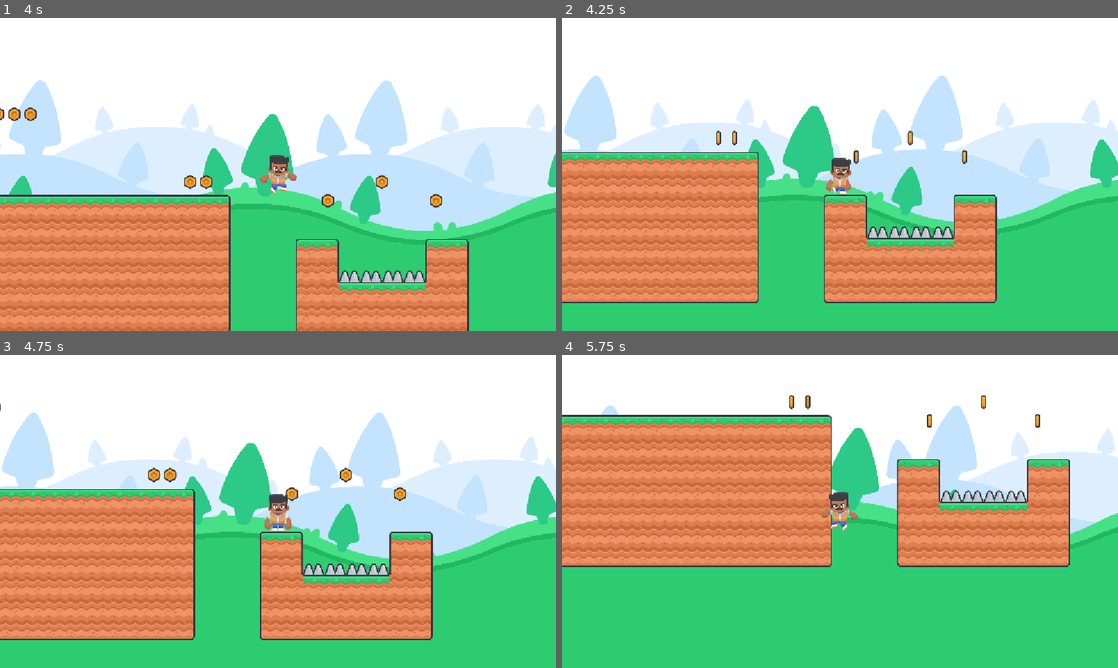
Above: before the commit, frames 1-4 (two rows, left to right).
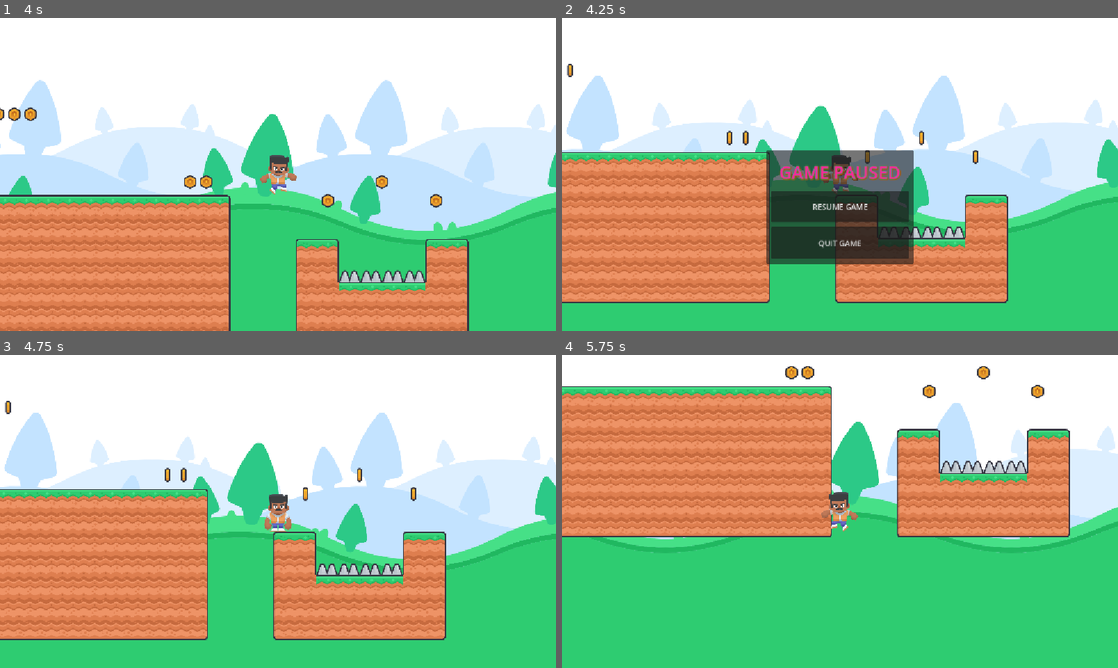
Above: after the commit, the same moments.

Repository: ericvennemeyer/GDTV_godot_ui
Game: Godot game, scene res://Scenes/Game Scenes/2d_platformer.tscn
Same seed, same stepped clock (60 frames per second), same inputs: the game is played once before the commit and once after it.
Inputs (mouse positions are in pixels of both pictures, inside the frame that each line leads up to):
- Up to frame 1 (4 s): tap Enter (ui_accept) at 0.5, 0.77, 1.52, 3.02, 3.77 s; hold Right (ui_right) 0.53-2.03 s; hold Left (ui_left) 2.03-2.78 s; hold Right (ui_right) from 2.78 s (still down)
- Up to frame 2 (4.25 s): keep holding Right (ui_right); tap Escape (pause) at 4.15 s
- Up to frame 3 (4.75 s): release Right (ui_right) at 4.25 s; click (278, 542) at 4.25 s, where only the run after the commit has a clickable "RESUME GAME"
- Up to frame 4 (5.75 s): hold Left (ui_left) from 5.03 s (still down); tap Enter (ui_accept) at 5.27 s

Frame 1 is identical in both runs. In frame 2, 15% of the frame differs, in the area x 0-100%, y 14-92%; in frame 3, 11%; in frame 4, 26%, in the area x 0-100%, y 3-68%.

Commit message:
2.6 -- Adding a Pause Menu

Diff:
--- a/GameDev UI Base Project/Scenes/Game Scenes/2d_platformer.tscn
+++ b/GameDev UI Base Project/Scenes/Game Scenes/2d_platformer.tscn
@@ -4,6 +4,7 @@
 [ext_resource type="Texture2D" uid="uid://dw10eobcff5x7" path="res://Assets/Game Art/background_fade_trees.svg" id="1_t50dg"]
 [ext_resource type="Texture2D" uid="uid://dpak1cwvqfrqs" path="res://Assets/Game Art/background_color_trees.svg" id="2_uwpwp"]
 [ext_resource type="PackedScene" uid="uid://dlg0gro1of0ht" path="res://Scenes/Game Scenes/Premade Scenes/2d_platformer_coin.tscn" id="4_rb1w1"]
+[ext_resource type="PackedScene" uid="uid://c66yv0uum4sw5" path="res://Scenes/Game Scenes/UI Scenes/pause_menu.tscn" id="6_cd0lt"]
 [ext_resource type="PackedScene" uid="uid://csgabv8fdusiy" path="res://Scenes/Game Scenes/Premade Scenes/2d_platformer_player.tscn" id="7_rb1w1"]
 
 [sub_resource type="Gradient" id="Gradient_t50dg"]
@@ -187,3 +188,5 @@
 
 [node name="Player" parent="." unique_id=1118249136 instance=ExtResource("7_rb1w1")]
 position = Vector2(0, -79)
+
+[node name="PauseMenu" parent="." unique_id=1425799815 instance=ExtResource("6_cd0lt")]
--- /dev/null
+++ b/GameDev UI Base Project/Scenes/Game Scenes/UI Scenes/pause_menu.gd
@@ -0,0 +1,27 @@
+extends CanvasLayer
+
+
+func _ready() -> void:
+	visible = false
+
+
+func _input(event: InputEvent) -> void:
+	if event.is_action_pressed("pause"):
+		if get_tree().paused:
+			unpause_game()
+		else:
+			pause_game()
+
+
+func pause_game() -> void:
+	visible = true
+	get_tree().paused = true
+
+
+func unpause_game() -> void:
+	visible = false
+	get_tree().paused = false
+
+
+func _on_quit_button_pressed() -> void:
+	get_tree().quit()
--- /dev/null
+++ b/GameDev UI Base Project/Scenes/Game Scenes/UI Scenes/pause_menu.tscn
@@ -0,0 +1,83 @@
+[gd_scene format=3 uid="uid://c66yv0uum4sw5"]
+
+[ext_resource type="Script" uid="uid://c5r0ma18jpedc" path="res://Scenes/Game Scenes/UI Scenes/pause_menu.gd" id="1_hmyja"]
+
+[sub_resource type="LabelSettings" id="LabelSettings_hmyja"]
+font_size = 36
+font_color = Color(1, 0.15595528, 0.59499615, 1)
+outline_size = 4
+outline_color = Color(0, 0.75519234, 0.7084885, 1)
+shadow_size = 10
+shadow_color = Color(0.71, 0.31950003, 0, 0.69411767)
+
+[node name="PauseMenu" type="CanvasLayer" unique_id=1425799815]
+process_mode = 3
+script = ExtResource("1_hmyja")
+
+[node name="Control" type="Control" parent="." unique_id=1324489246]
+layout_mode = 3
+anchors_preset = 15
+anchor_right = 1.0
+anchor_bottom = 1.0
+grow_horizontal = 2
+grow_vertical = 2
+
+[node name="Panel" type="Panel" parent="Control" unique_id=1180160917]
+layout_mode = 1
+anchors_preset = 8
+anchor_left = 0.5
+anchor_top = 0.5
+anchor_right = 0.5
+anchor_bottom = 0.5
+offset_left = -153.0
+offset_top = -50.0
+offset_right = 153.0
+offset_bottom = 185.0
+grow_horizontal = 2
+grow_vertical = 2
+
+[node name="MarginContainer" type="MarginContainer" parent="Control/Panel" unique_id=2029618832]
+layout_mode = 1
+anchors_preset = 15
+anchor_right = 1.0
+anchor_bottom = 1.0
+grow_horizontal = 2
+grow_vertical = 2
+theme_override_constants/margin_left = 10
+theme_override_constants/margin_top = 10
+theme_override_constants/margin_right = 10
+theme_override_constants/margin_bottom = 10
+
+[node name="VBoxContainer" type="VBoxContainer" parent="Control/Panel/MarginContainer" unique_id=2087620191]
+layout_mode = 2
+
+[node name="VBoxTitle" type="VBoxContainer" parent="Control/Panel/MarginContainer/VBoxContainer" unique_id=1582902385]
+layout_mode = 2
+size_flags_vertical = 3
+size_flags_stretch_ratio = 0.5
+
+[node name="PauseLabel" type="Label" parent="Control/Panel/MarginContainer/VBoxContainer/VBoxTitle" unique_id=1328949794]
+layout_mode = 2
+size_flags_vertical = 3
+text = "GAME PAUSED"
+label_settings = SubResource("LabelSettings_hmyja")
+horizontal_alignment = 1
+vertical_alignment = 1
+
+[node name="VBoxButtons" type="VBoxContainer" parent="Control/Panel/MarginContainer/VBoxContainer" unique_id=1294462585]
+layout_mode = 2
+size_flags_vertical = 3
+theme_override_constants/separation = 10
+
+[node name="ResumeButton" type="Button" parent="Control/Panel/MarginContainer/VBoxContainer/VBoxButtons" unique_id=1482459506]
+layout_mode = 2
+size_flags_vertical = 3
+text = "RESUME GAME"
+
+[node name="QuitButton" type="Button" parent="Control/Panel/MarginContainer/VBoxContainer/VBoxButtons" unique_id=330756891]
+layout_mode = 2
+size_flags_vertical = 3
+text = "QUIT GAME"
+
+[connection signal="pressed" from="Control/Panel/MarginContainer/VBoxContainer/VBoxButtons/ResumeButton" to="." method="unpause_game"]
+[connection signal="pressed" from="Control/Panel/MarginContainer/VBoxContainer/VBoxButtons/QuitButton" to="." method="_on_quit_button_pressed"]
Not shown, added: GameDev UI Base Project/Scenes/Game Scenes/UI Scenes/pause_menu.gd.uid
